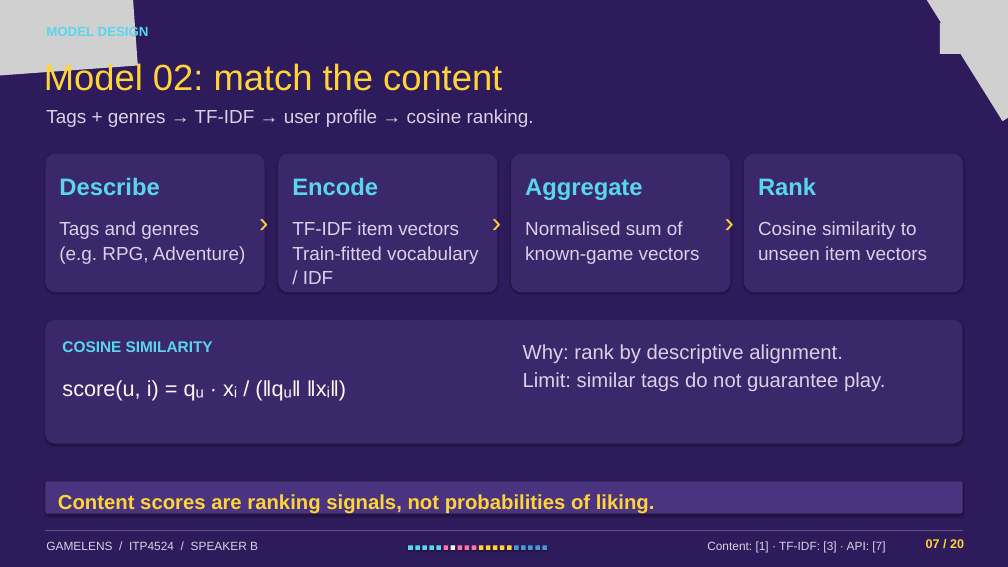
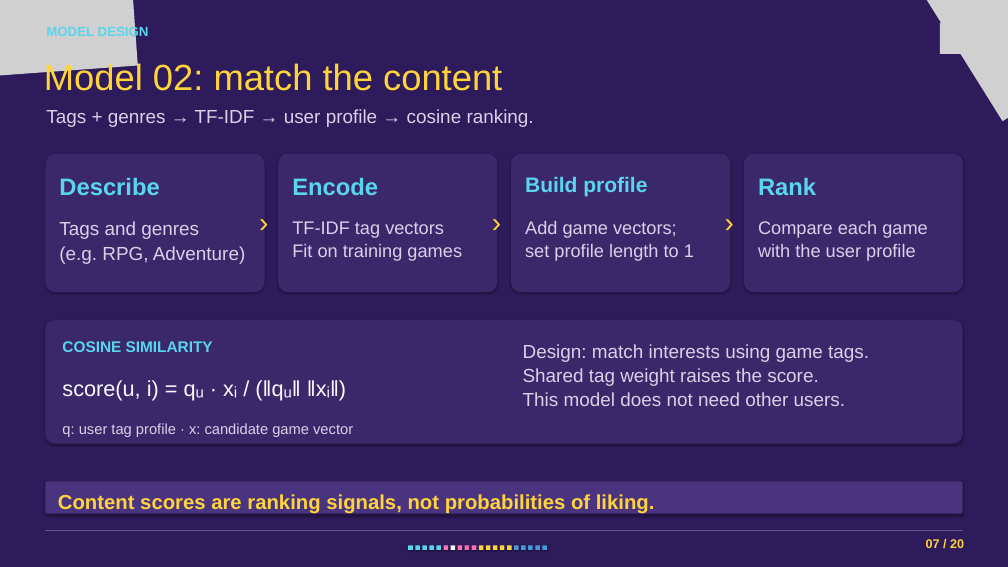
Before and after one commit to CalebChan411/ITP4524GP, a slide deck: slide 7 of part_b/game_recommendation/presentation.pptx. Drawn at 1008x567 pixels with LibreOffice and Linux fonts; fonts in the diff are those of the drawing; grey boxes stand for pictures. Boxes give left, top, right and bottom in pixels: in the first picture for what was removed or moved away, otherwise in the second. Text is boxed around its words. In the diff, an @@ line names an element or a change of style, - is before the commit and + after.

```diff
--- a/part_b/game_recommendation/presentation.pptx
+++ b/part_b/game_recommendation/presentation.pptx
@@ text at box(525, 177, 647, 196): text changed; size 34 to 30 pt @@
-Aggregate
+Build profile
@@ text at box(292, 221, 462, 261): text changed; size 27 to 26 pt @@
-TF-IDF item vectors
-Train-fitted vocabulary / IDF
+TF-IDF tag vectors
+Fit on training games
@@ text at box(525, 221, 694, 261): text changed; size 27 to 26 pt @@
-Normalised sum of
-known-game vectors
+Add game vectors;
+set profile length to 1
@@ text at box(758, 221, 928, 261): text changed; size 27 to 26 pt @@
-Cosine similarity to
-unseen item vectors
+Compare each game
+with the user profile
@@ text at box(523, 344, 869, 406): text changed; size 29 to 27 pt @@
-Why: rank by descriptive alignment.
-Limit: similar tags do not guarantee play.
+Design: match interests using game tags.
+Shared tag weight raises the score.
+This model does not need other users.
@@ text added at box(62, 423, 353, 437), 21 pt, text #D8D1E9 @@
+q: user tag profile · x: candidate game vector
@@ text removed at box(46, 541, 258, 550) @@
-GAMELENS / ITP4524 / SPEAKER B
@@ text removed at box(707, 541, 885, 553) @@
-Content: [1] · TF-IDF: [3] · API: [7]
```
Also in this commit, not shown: 17 other slides changed, 1 slide added, 1 slide removed, 4 other files.
